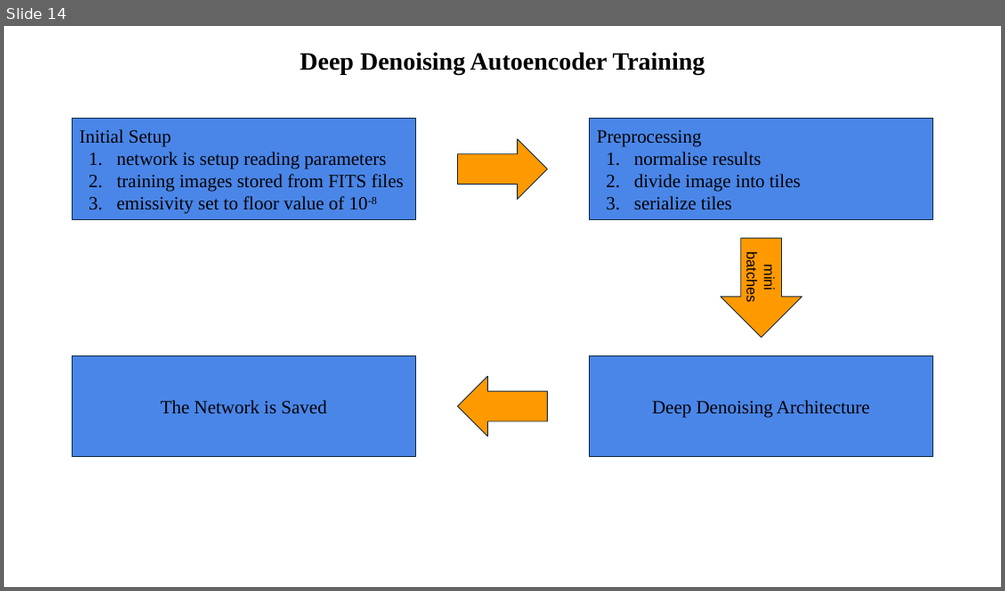
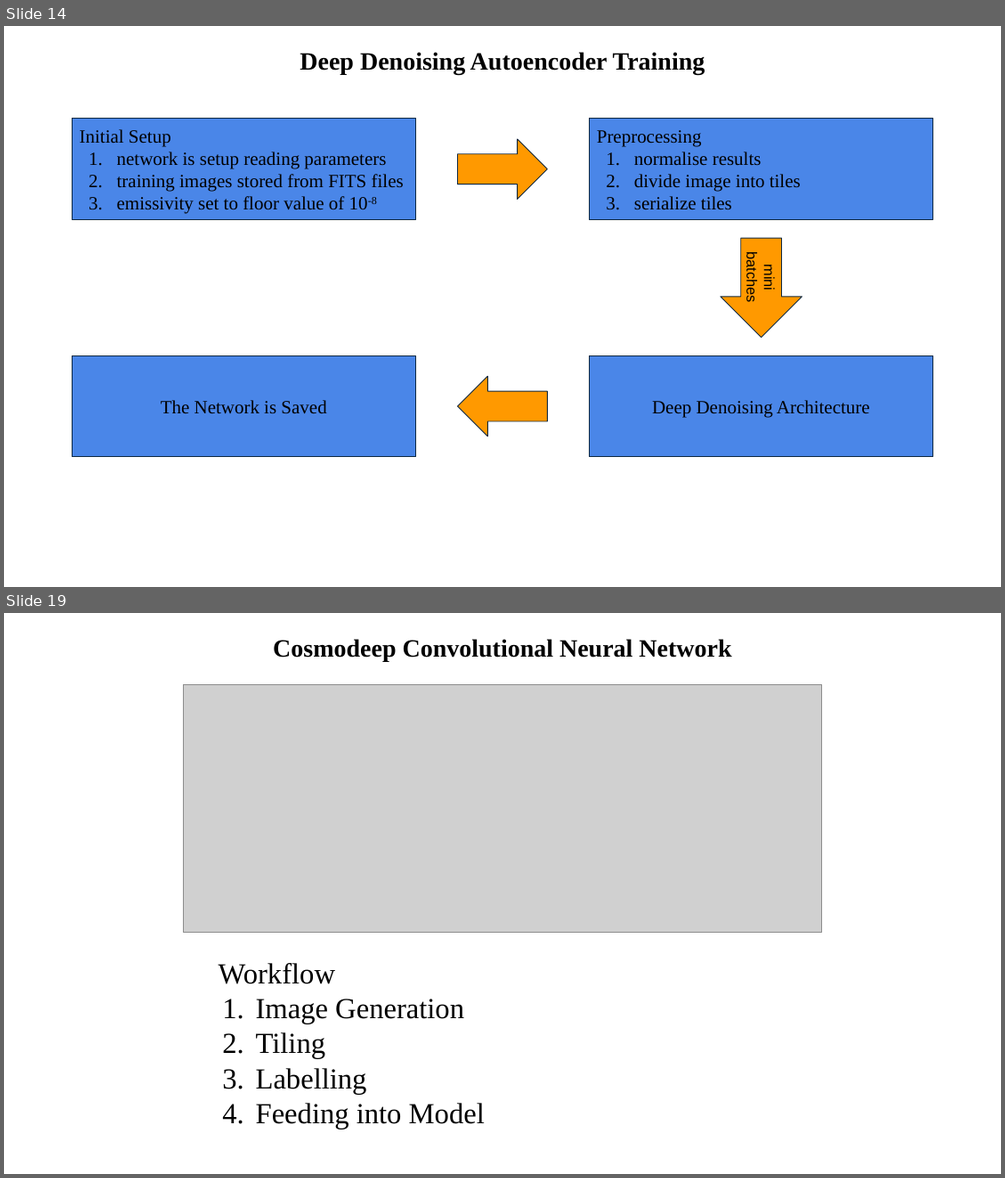
Before and after one commit to Tazering/Research, a slide deck: fox_multimessenger-astronomy/documentation/Model Architectures.pptx. Shown one above the other, each under a label of ours: slide 14 before the commit, slides 14 and 19 after it; the slides between them are not shown. The pictures are 1005x591 and 1005x1178 pixels, drawn with LibreOffice and Linux fonts; fonts in the diff are those of the drawing; grey boxes stand for pictures. Boxes give left, top, right and bottom in pixels: in the first picture for what was removed or moved away, otherwise in the second. Text is boxed around its words. In the diff, an @@ line names an element or a change of style, - is before the commit and + after.

```diff
--- a/fox_multimessenger-astronomy/documentation/Model Architectures.pptx
+++ b/fox_multimessenger-astronomy/documentation/Model Architectures.pptx
@@ slide 19 added at (x1=4, y1=613, x2=1001, y2=1174), background #FFFFFF @@
@@ title added at (x1=273, y1=639, x2=731, y2=661), 24 pt, text #000000, bold @@
+Cosmodeep Convolutional Neural Network
@@ picture added at (x1=184, y1=685, x2=821, y2=933) @@
@@ text added at (x1=218, y1=963, x2=485, y2=1128), 28 pt, text #000000 @@
+Workflow
+1. Image Generation
+2. Tiling
+3. Labelling
+4. Feeding into Model
```
Also in this commit, not shown: 4 other slides added, 3 other files.
